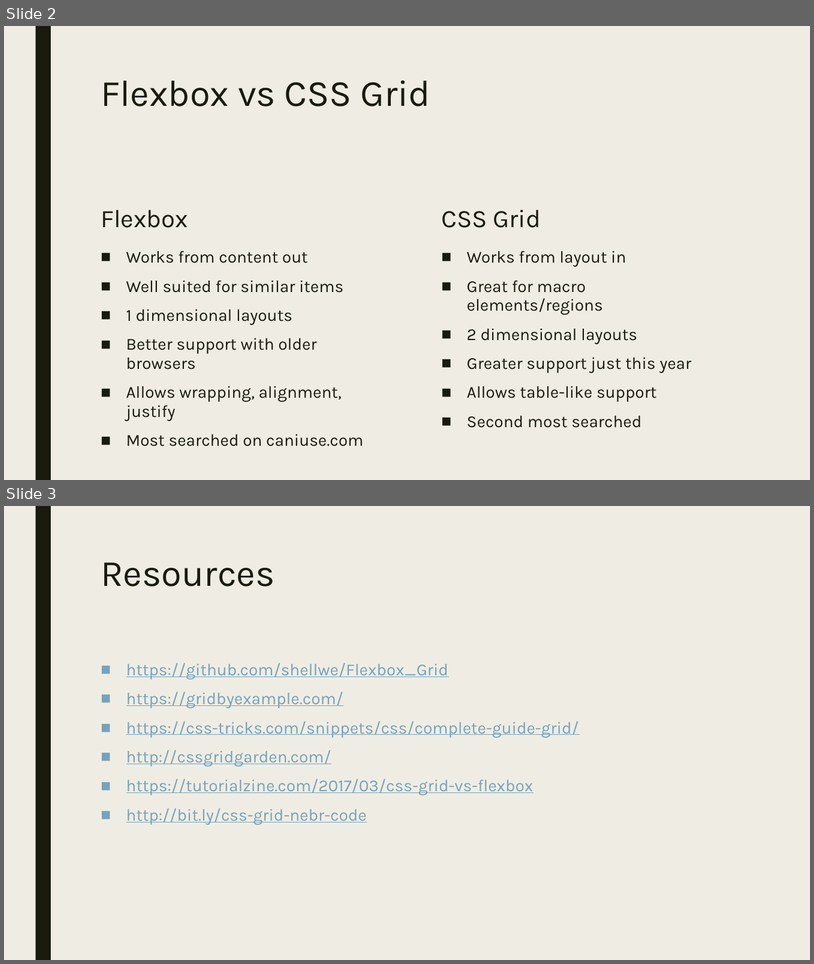
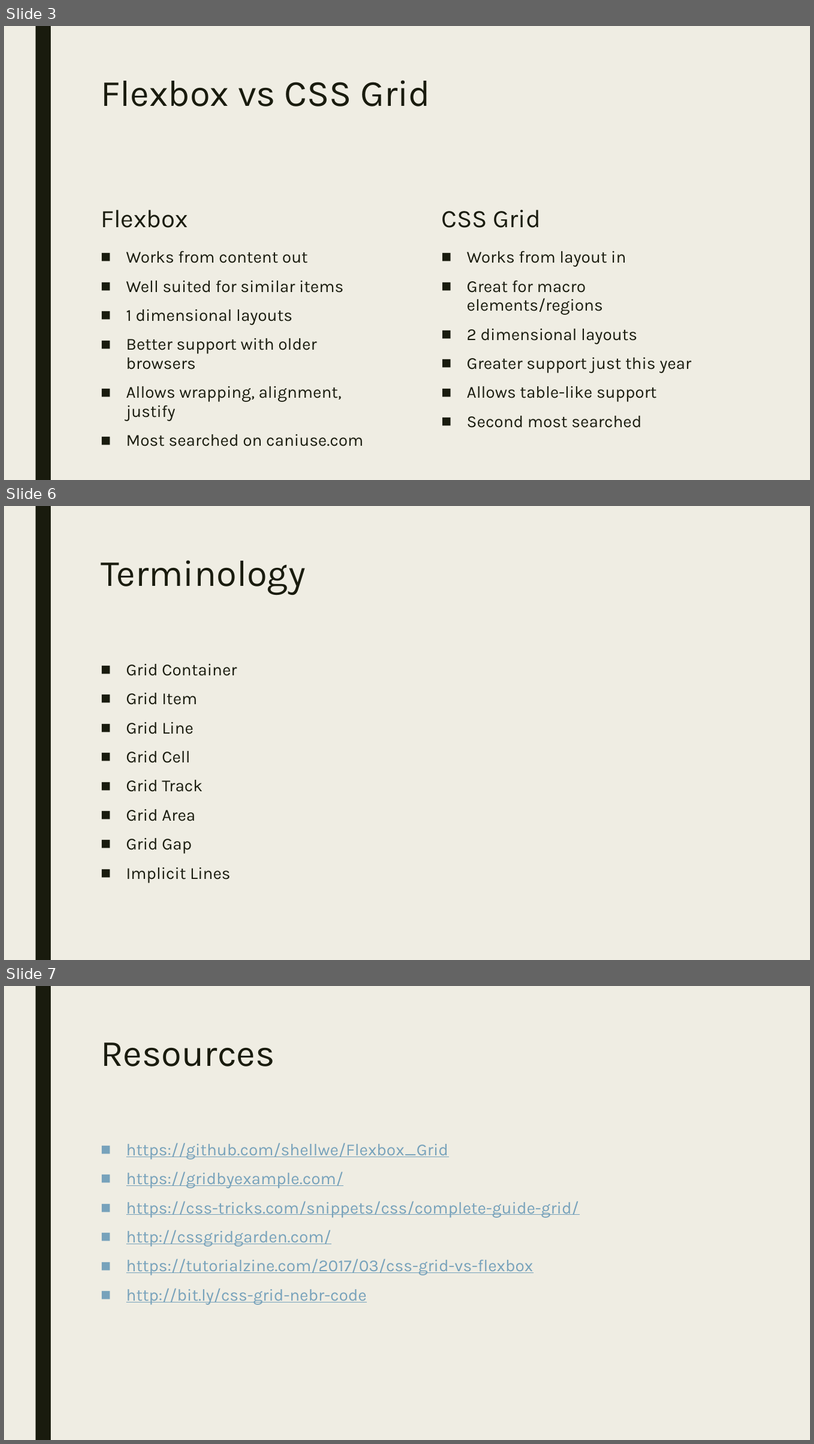
Before and after one commit to shellwe/Flexbox_Grid, a slide deck: Grid.pptx. Shown one above the other, each under a label of ours: slides 2 and 3 before the commit, slides 3, 6 and 7 after it; the slides between them are not shown. The pictures are 814x964 and 814x1444 pixels, drawn with LibreOffice and Linux fonts; fonts in the diff are those of the drawing. Boxes give left, top, right and bottom in pixels: in the first picture for what was removed or moved away, otherwise in the second. Text is boxed around its words. In the diff, an @@ line names an element or a change of style, - is before the commit and + after.

Commit message:
updated powerpoint

```diff
--- a/Grid.pptx
+++ b/Grid.pptx
@@ slide 6 added at (4, 506, 810, 960), background #EFEDE3; not listed: 1 template element that a slide beside it also shows @@
@@ title added at (101, 560, 306, 595), 44 pt, text #191B0E @@
+Terminology
@@ text added at (126, 663, 237, 883), 20 pt, text #191B0E @@
+■ Grid Container
+■ Grid Item
+■ Grid Line
+■ Grid Cell
+■ Grid Track
+■ Grid Area
+■ Grid Gap
+■ Implicit Lines
@@ what was slide 2 is now slide 3 @@
@@ what was slide 3 is now slide 7 @@
```
Also in this commit, not shown: 3 other slides added, 2 other files.
